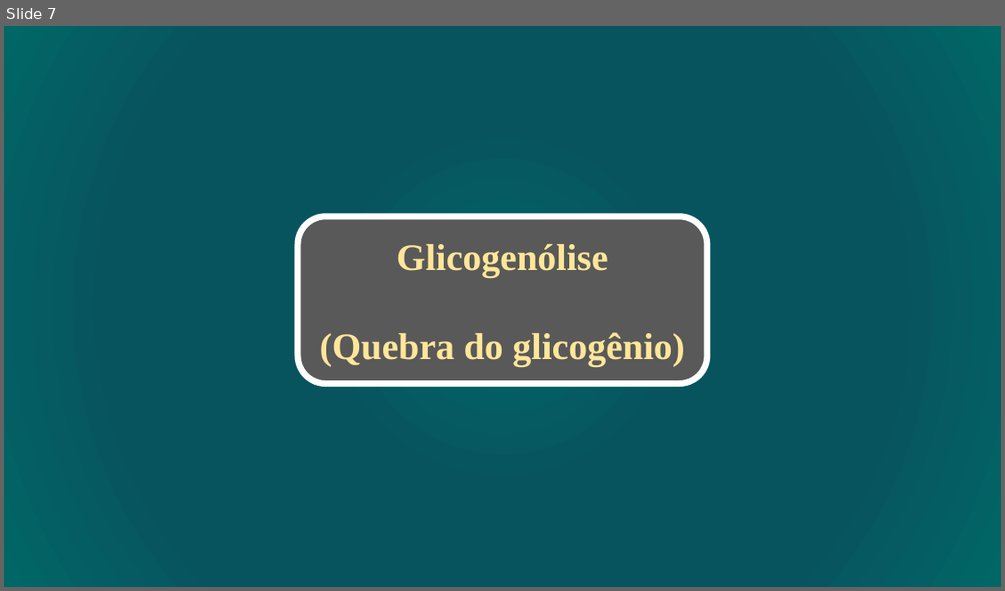
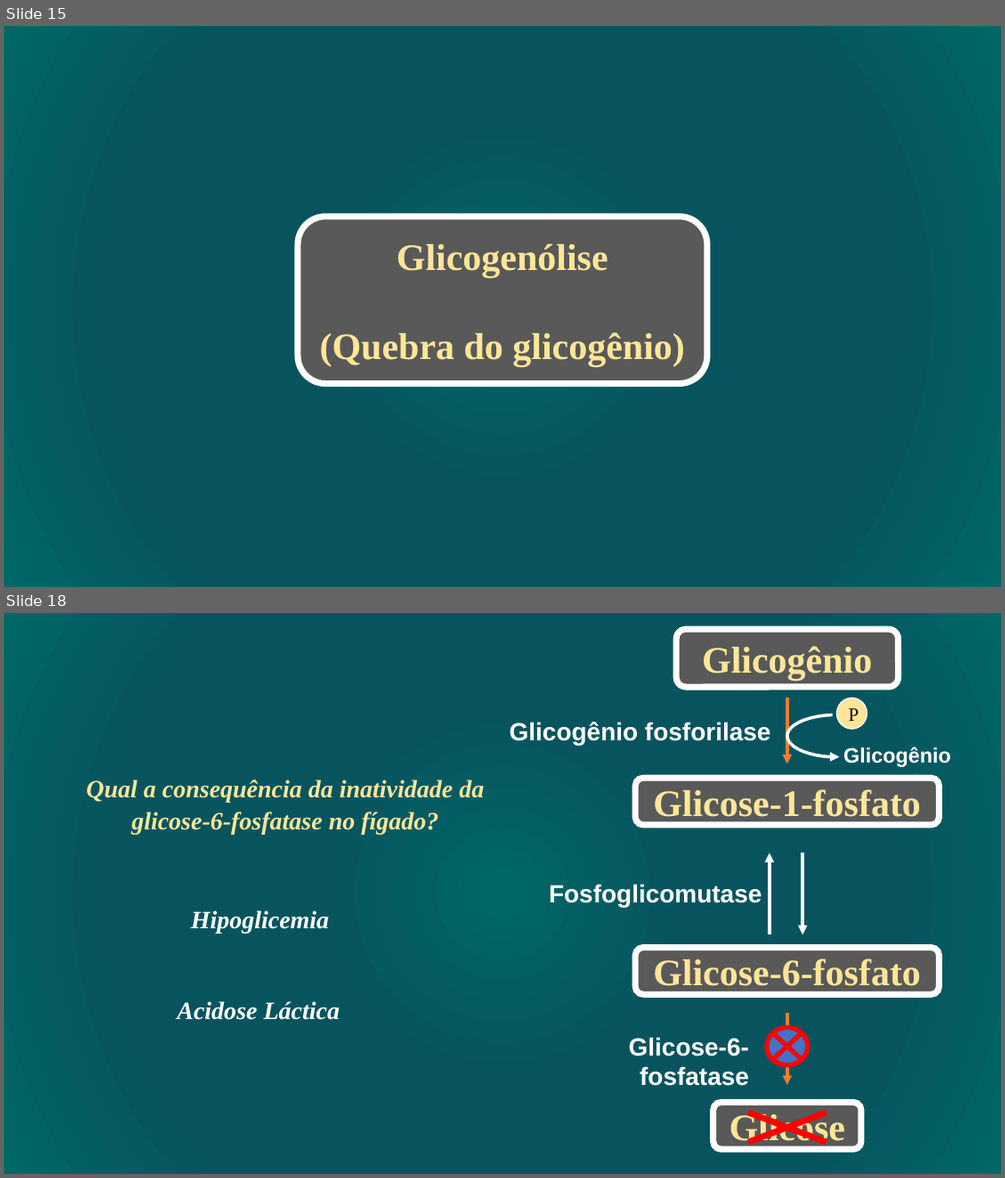
Before and after one commit to daniloasdotcom/Bioquimica-com-Danilo, a slide deck: static/aulas/metabolismo_glicogenio.pptx. Shown one above the other, each under a label of ours: slide 7 before the commit, slides 15 and 18 after it; the slides between them are not shown. The pictures are 1005x591 and 1005x1178 pixels, drawn with LibreOffice and Linux fonts; fonts in the diff are those of the drawing. Boxes give left, top, right and bottom in pixels: in the first picture for what was removed or moved away, otherwise in the second. Text is boxed around its words. In the diff, an @@ line names an element or a change of style, - is before the commit and + after.

```diff
--- a/static/aulas/metabolismo_glicogenio.pptx
+++ b/static/aulas/metabolismo_glicogenio.pptx
@@ slide 18 added at [4,613,1001,1174], background gradient #006666 to #08545E @@
@@ rounded rectangle added at [676,629,898,687], fill #595959, outline #FFFFFF 6 pt, 36 pt, text #FFE699, bold @@
+Glicogênio
@@ arrow added from (787, 698) to (787, 764), #ED7D31 3 pt @@
@@ arc (boxed as its full ellipse) added at [787,714,886,756], outline #FFFFFF 3 pt @@
@@ ellipse added at [837,698,867,729], fill #FFE699, outline #FFFFFF 1 pt, 18 pt, text #000000 @@
+P
@@ text added at [510,722,771,745], 24 pt, text #FFFFFF, bold @@
+Glicogênio fosforilase
@@ text added at [843,747,951,767], 20 pt, text #FFFFFF, bold @@
+Glicogênio
@@ text added at [86,779,484,835], 24 pt, text #FFE699, bold, italic @@
+Qual a consequência da inatividade da glicose-6-fosfatase no fígado?
@@ rounded rectangle added at [635,778,938,825], fill #595959, outline #FFFFFF 6 pt, 36 pt, text #FFE699, bold @@
+Glicose-1-fosfato
@@ arrow added from (769, 934) to (769, 853), #FFFFFF 3 pt @@
@@ arrow added from (802, 853) to (802, 934), #FFFFFF 3 pt @@
@@ text added at [549,884,761,908], 24 pt, text #FFFFFF, bold @@
+Fosfoglicomutase
@@ text added at [191,910,329,933], 24 pt, text #FFFFFF, bold, italic @@
+Hipoglicemia
@@ rounded rectangle added at [635,948,938,995], fill #595959, outline #FFFFFF 6 pt, 36 pt, text #FFE699, bold @@
+Glicose-6-fosfato
@@ text added at [177,1001,340,1020], 24 pt, text #FFFFFF, bold, italic @@
+Acidose Láctica
@@ text added at [629,1037,749,1086], 24 pt, text #FFFFFF, bold @@
+Glicose-6-fosfatase
@@ flow chart summing junction added at [767,1027,808,1064], fill #4472C4, outline #FF0000 4.5 pt @@
@@ arrow added from (787, 1013) to (787, 1085), #ED7D31 3 pt @@
@@ rounded rectangle added at [713,1102,862,1149], fill #595959, outline #FFFFFF 6 pt, 36 pt, text #FFE699, bold @@
+Glicose
@@ cross added at [713,1099,862,1155], fill #FF0000, outline #FF0000 1 pt @@
@@ what was slide 7 is now slide 15 @@
```
Also in this commit, not shown: 5 slides changed, 11 other slides added.
